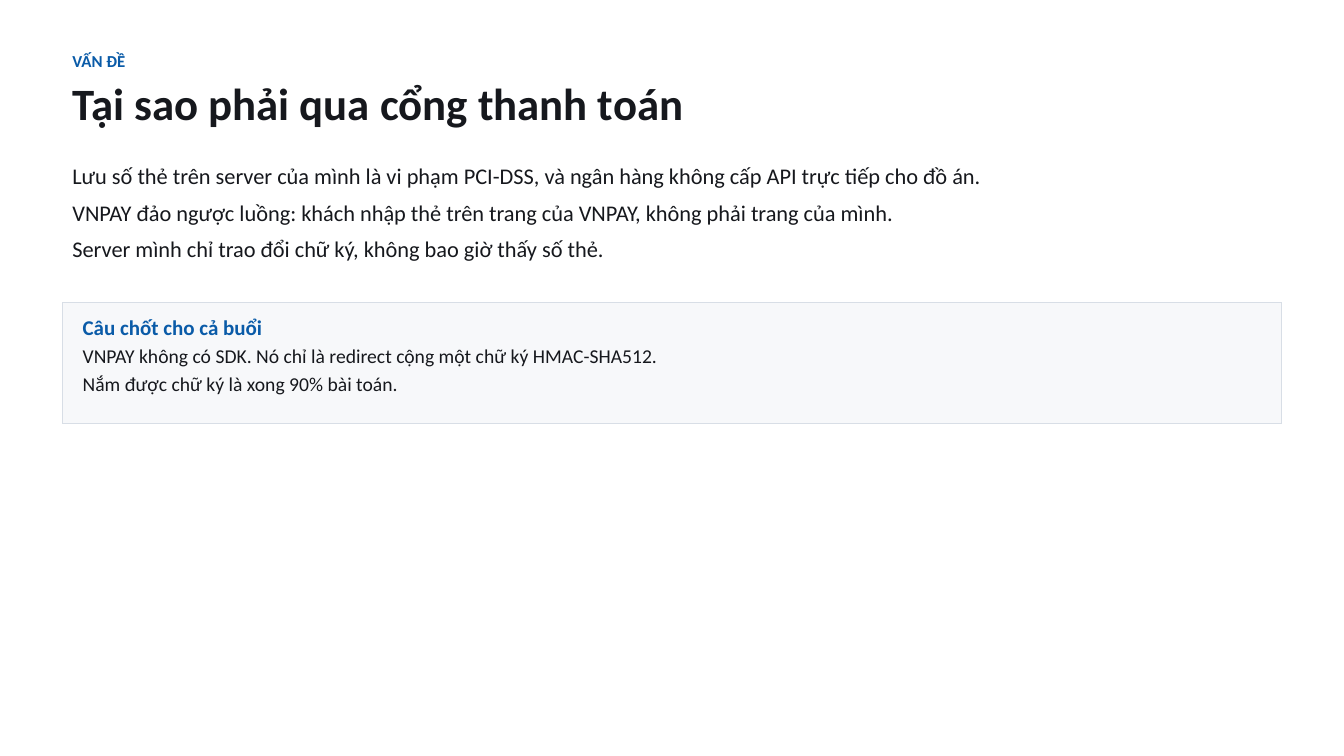
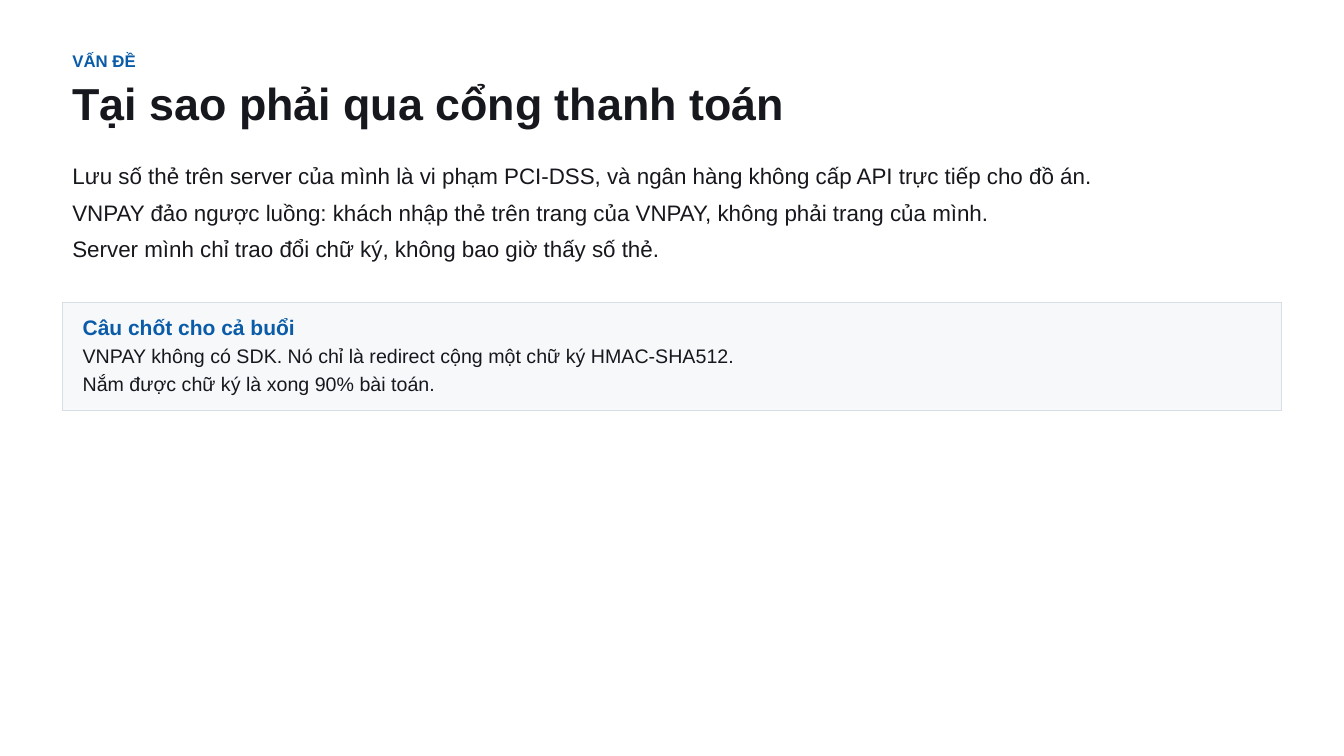
Before and after one commit to conchocon154/vnpay-seminar, a slide deck: slide 2 of VNPAY-seminar.pptx. Drawn at 1344x756 pixels with LibreOffice and Linux fonts; fonts in the diff are those of the drawing. Boxes give left, top, right and bottom in pixels: in the first picture for what was removed or moved away, otherwise in the second. Text is boxed around its words. In the diff, an @@ line names an element or a change of style, - is before the commit and + after.

```diff
--- a/VNPAY-seminar.pptx
+++ b/VNPAY-seminar.pptx
@@ font Calibri to Arial in 3 elements at bbox=[72, 53, 784, 129], bbox=[72, 166, 1091, 262], bbox=[63, 302, 1281, 410] @@
@@ rectangle "Câu chốt cho cả buổi": place and size @@
-rectangle "Câu chốt cho cả buổi" at bbox=[63, 302, 1281, 423]
+rectangle "Câu chốt cho cả buổi" at bbox=[63, 302, 1281, 410]
```
Also in this commit, not shown: 18 other slides changed, 1 other file.
